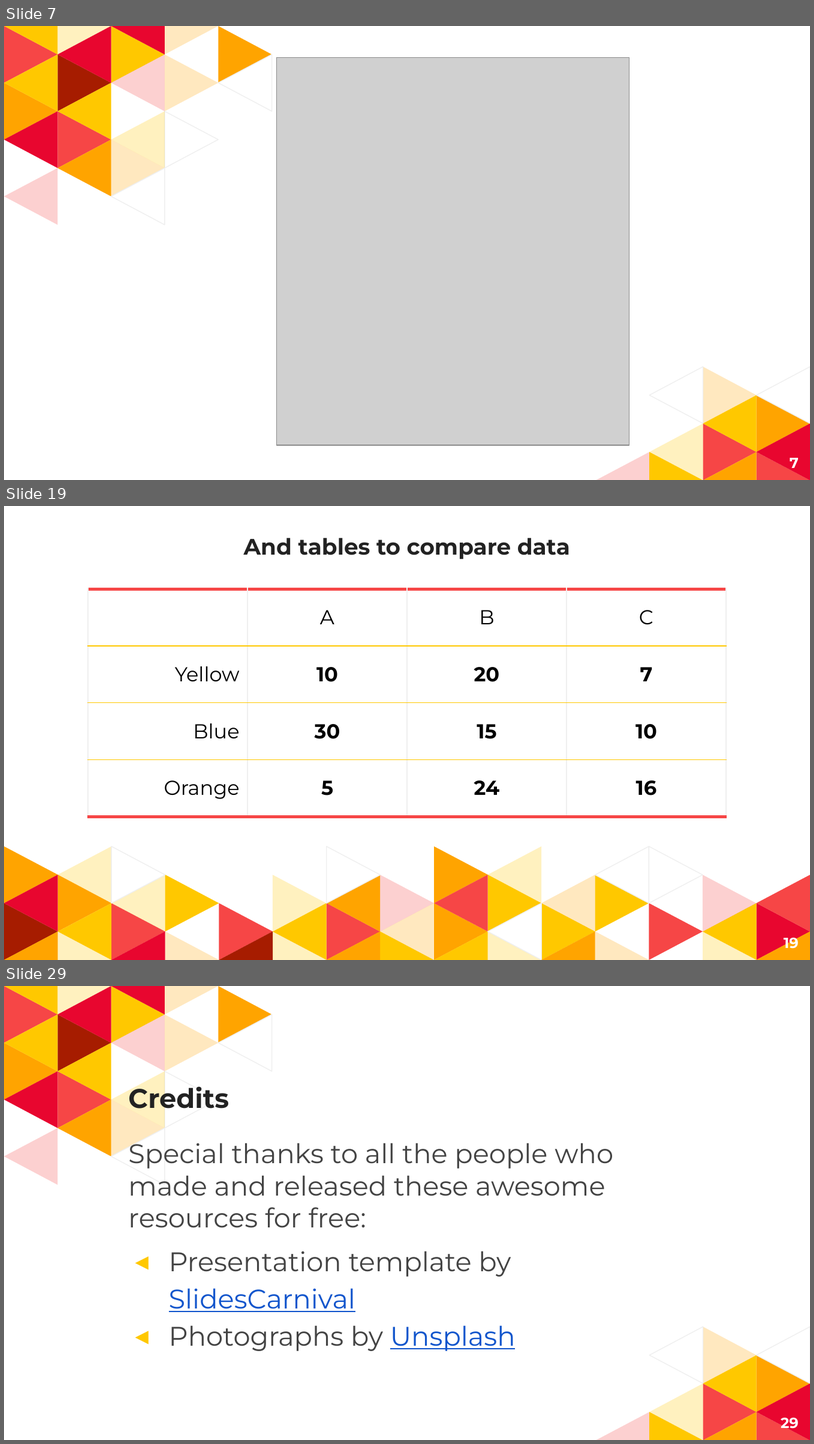
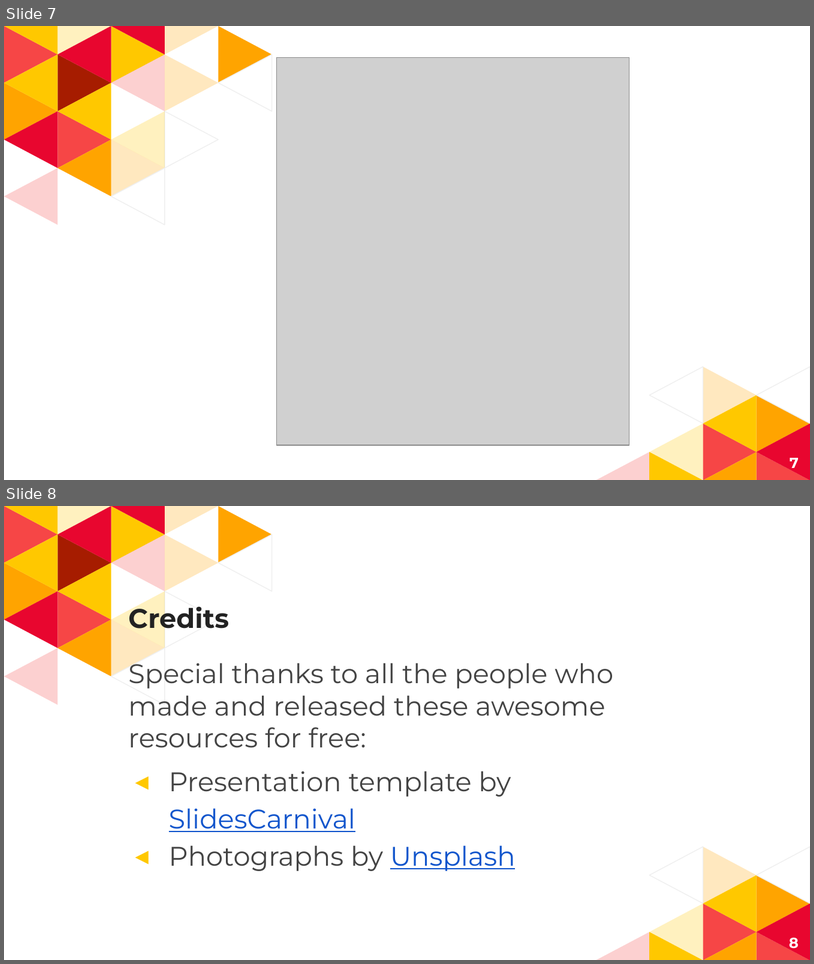
Before and after one commit to krashilili/Project2, a slide deck: PPT presentation/Slides.pptx. Shown one above the other, each under a label of ours: slides 7, 19 and 29 before the commit, slides 7 and 8 after it; the slides between them are not shown. The pictures are 814x1444 and 814x964 pixels, drawn with LibreOffice and Linux fonts; fonts in the diff are those of the drawing; grey boxes stand for pictures. Boxes give left, top, right and bottom in pixels: in the first picture for what was removed or moved away, otherwise in the second. Text is boxed around its words. In the diff, an @@ line names an element or a change of style, - is before the commit and + after.

```diff
--- a/PPT presentation/Slides.pptx
+++ b/PPT presentation/Slides.pptx
@@ slide 19 removed at [4, 506, 810, 960], background #FFFFFF @@
@@ title removed at [244, 538, 570, 559] @@
-And tables to compare data
@@ table removed at [88, 589, 726, 816], 4 rows, 4 columns @@
- | A | B | C
-Yellow | 10 | 20 | 7
-Blue | 30 | 15 | 10
-Orange | 5 | 24 | 16
@@ group removed at [4, 846, 810, 959]: 48 freeform shapes @@
@@ page number removed at [784, 934, 799, 951] @@
-19
@@ what was slide 29 is now slide 8 @@
@@ page number at [789, 937, 799, 951]: text changed @@
-29
+8
```
Also in this commit, not shown: 3 slides changed, 22 other slides removed.
